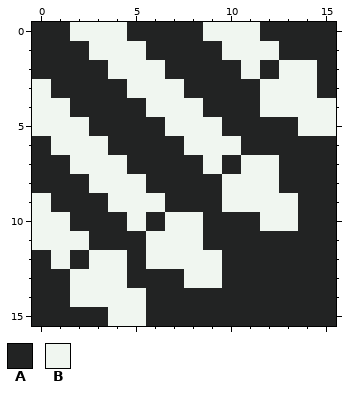
Edited in one commit: pixel-art file (raw/graphics/ui/icons/actions/skills/ravage.aseprite). Above, as it was before the edit.
16x16 pixels, 1 frame.
Visible layers, top first: "Layer 1", "Background".
Palette (. is transparent): A #222323  B #f0f6f0
Pixels before, first column x 0:
 0 AABBBAAAABBBAAAA
 1 AAABBBAAAABBBAAA
 2 AAAABBBAAAABABBA
 3 BAAAABBBAAAABBBA
 4 BBAAAABBBAAABBBB
 5 BBBAAAABBBAAAABB
 6 ABBBAAAABBBAAAAA
 7 AABBBAAAABABBAAA
 8 AAABBBAAAABBBAAA
 9 BAAABBBAAABBBBAA
10 BBAAABABBAAABBAA
11 BBBAAABBBAAAAAAA
12 ABABBABBBBAAAAAA
13 AABBBAAABBAAAAAA
14 AABBBBAAAAAAAAAA
15 AAAABBAAAAAAAAAA
Now the later version:
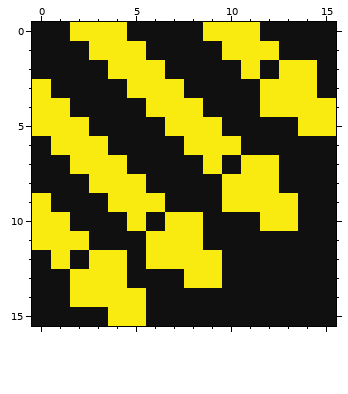
Diff:
colour A: #222323 -> #101010
colour B: #f0f6f0 -> #f9eb0f
Boxes around the changes in both pictures, in picture pixels (x1, y1, x2, y2):
changed: (32, 22, 336, 326)
